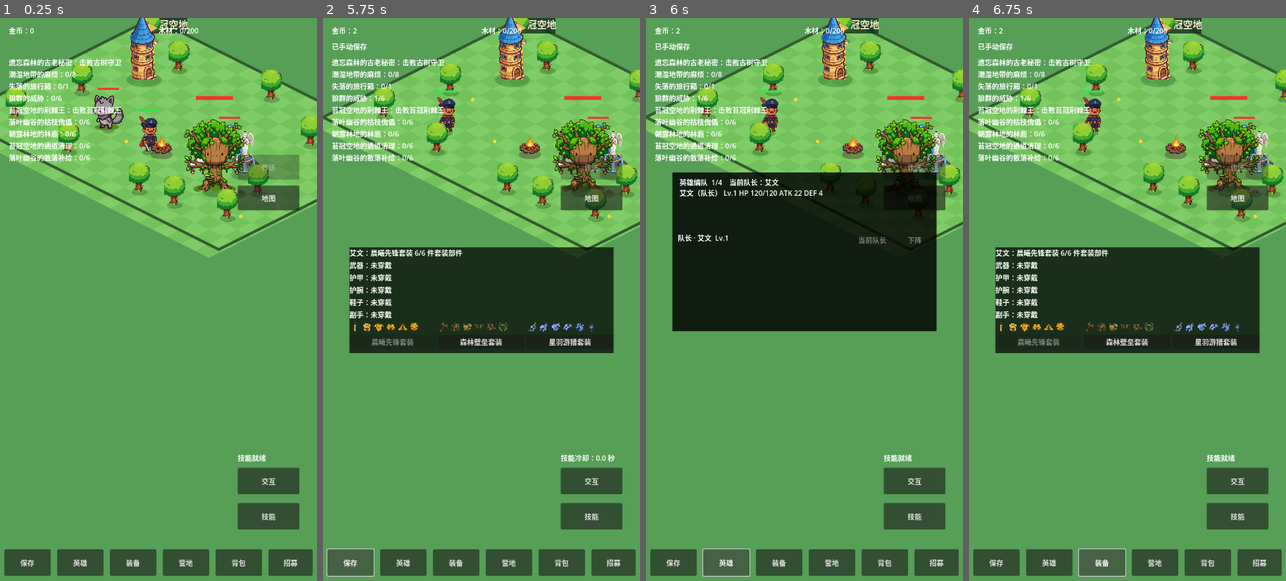
Above: before the commit, frames 1-4 (left to right).
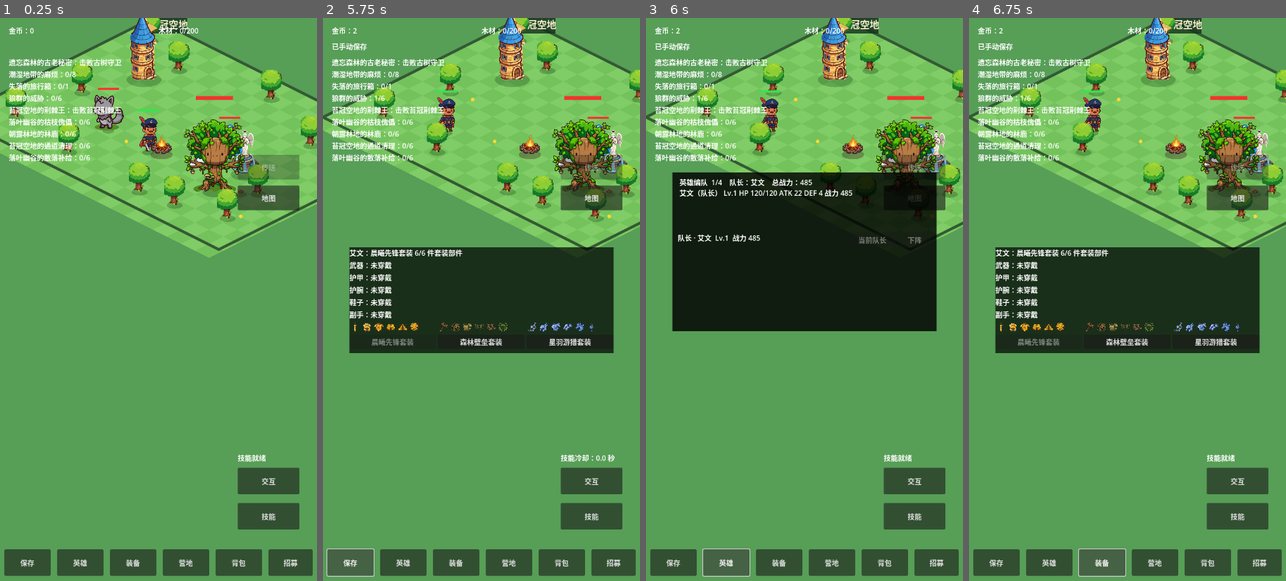
Above: after the commit, the same moments.

Repository: oneyi53/game
Game: Godot game, scene res://scenes/main.tscn
Same seed, same stepped clock (60 frames per second), same inputs: the game is played once before the commit and once after it.
Inputs (mouse positions are in pixels of both pictures, inside the frame that each line leads up to):
- Up to frame 1 (0.25 s): no input
- Up to frame 2 (5.75 s): tap Enter at 0.5 s; move the mouse to (465, 412) at 0.52 s; hold Up (ui_up) 0.53-1.25 s; tap E at 0.6 s; click (465, 412) at 0.67 s; tap Space at 0.77 s; drag from (576, 383) to (465, 412) at 1.27 s; move the mouse to (386, 215) at 2.02 s; hold Left (ui_left) 2.03-2.75 s; tap Q at 2.1 s; drag from (497, 299) to (386, 215) at 2.77 s; click "技能" at 3.5 s; click "交互" at 4.25 s; click "保存" at 5 s
- Up to frame 3 (6 s): click "英雄" at 5.75 s
- Up to frame 4 (6.75 s): click "装备" at 6.5 s

Frames 1-2 are identical in both runs. In frame 3, 0.3% of the frame differs, in the area x 26-66%, y 28-40%; in frame 4, nothing differs.

Commit message:
feat: display hero and party power ratings

Diff:
--- a/scripts/ui/hero_panel.gd
+++ b/scripts/ui/hero_panel.gd
@@ -1,5 +1,7 @@
 class_name HeroPanel
 extends Control
+
+const HeroPowerCalculator = preload("res://scripts/progression/hero_power_calculator.gd")
 
 signal leader_requested(hero_id: String)
 signal add_requested(hero_id: String)
@@ -12,15 +14,21 @@
 var formation_manager = null
 var hero_definitions: Array = []
 var level_manager = null
+var equipment_manager = null
+var camp_manager = null
+var item_definitions: Dictionary = {}
 
 func set_heroes(p_heroes: Array) -> void:
     heroes = p_heroes
     refresh()
 
-func set_formation_data(p_formation_manager, p_hero_definitions: Array, p_level_manager) -> void:
+func set_formation_data(p_formation_manager, p_hero_definitions: Array, p_level_manager, p_equipment_manager = null, p_camp_manager = null, p_item_definitions: Dictionary = {}) -> void:
     formation_manager = p_formation_manager
     hero_definitions = p_hero_definitions
     level_manager = p_level_manager
+    equipment_manager = p_equipment_manager
+    camp_manager = p_camp_manager
+    item_definitions = p_item_definitions
     refresh()
 
 func refresh() -> void:
@@ -29,7 +37,10 @@
     var summary_lines: Array[String] = ["英雄编队"]
     if formation_manager != null and not formation_manager.active_ids.is_empty():
         var leader_name: String = _hero_name(str(formation_manager.active_ids[0]))
-        summary_lines[0] = "英雄编队  " + str(formation_manager.active_ids.size()) + "/" + str(formation_manager.max_party_size) + "    当前队长：" + leader_name
+        var team_power: int = 0
+        for active_id in formation_manager.active_ids:
+            team_power += _power_for_hero(str(active_id))
+        summary_lines[0] = "英雄编队  " + str(formation_manager.active_ids.size()) + "/" + str(formation_manager.max_party_size) + "    队长：" + leader_name + "    总战力：" + str(team_power)
     for hero in heroes:
         if hero == null:
             continue
@@ -39,6 +50,7 @@
             + " HP " + str(hero.hp) + "/" + str(hero.max_hp)
             + " ATK " + str(hero.attack)
             + " DEF " + str(hero.defense)
+            + " 战力 " + str(_power_for_hero(str(hero.hero_id)))
         )
     panel_label.text = "\n".join(summary_lines)
     if formation_list == null or formation_manager == null:
@@ -55,7 +67,7 @@
         var info := Label.new()
         var state_text: String = "队长 · " if leader else ("出战 · " if active else "预备 · ")
         var hero_level: int = level_manager.level(hero_id) if level_manager != null else 1
-        info.text = state_text + _hero_name(hero_id) + "  Lv." + str(hero_level)
+        info.text = state_text + _hero_name(hero_id) + "  Lv." + str(hero_level) + "  战力 " + str(_power_for_hero(hero_id))
         info.size_flags_horizontal = Control.SIZE_EXPAND_FILL
         info.custom_minimum_size = Vector2(220, 34)
         row.add_child(info)
@@ -81,6 +93,26 @@
         row.add_child(party_button)
         formation_list.add_child(row)
 
+
+func _hero_definition(hero_id: String) -> Dictionary:
+    for definition in hero_definitions:
+        if str(definition.get("id", "")) == hero_id:
+            return definition
+    return {}
+
+func _power_for_hero(hero_id: String) -> int:
+    var definition: Dictionary = _hero_definition(hero_id)
+    if definition.is_empty():
+        return 0
+    var hero_level: int = level_manager.level(hero_id) if level_manager != null else 1
+    var attack_growth: float = level_manager.attack_growth_pct_per_level if level_manager != null else 0.0
+    var hp_growth: float = level_manager.hp_growth_pct_per_level if level_manager != null else 0.0
+    var equipment_bonus: Dictionary = equipment_manager.bonus_for_hero(hero_id) if equipment_manager != null else {}
+    var loose_bonus: Dictionary = equipment_manager.loose_bonus_for_hero(hero_id, item_definitions) if equipment_manager != null else {}
+    var camp_attack: float = 5.0 if camp_manager != null and camp_manager.is_built("blacksmith") else 0.0
+    var camp_hp: float = 8.0 if camp_manager != null and camp_manager.is_built("training_ground") else 0.0
+    return HeroPowerCalculator.calculate(definition, hero_level, attack_growth, hp_growth, equipment_bonus, camp_attack, camp_hp, loose_bonus)
+
 func _hero_name(hero_id: String) -> String:
     for definition in hero_definitions:
         if str(definition.get("id", "")) == hero_id:
